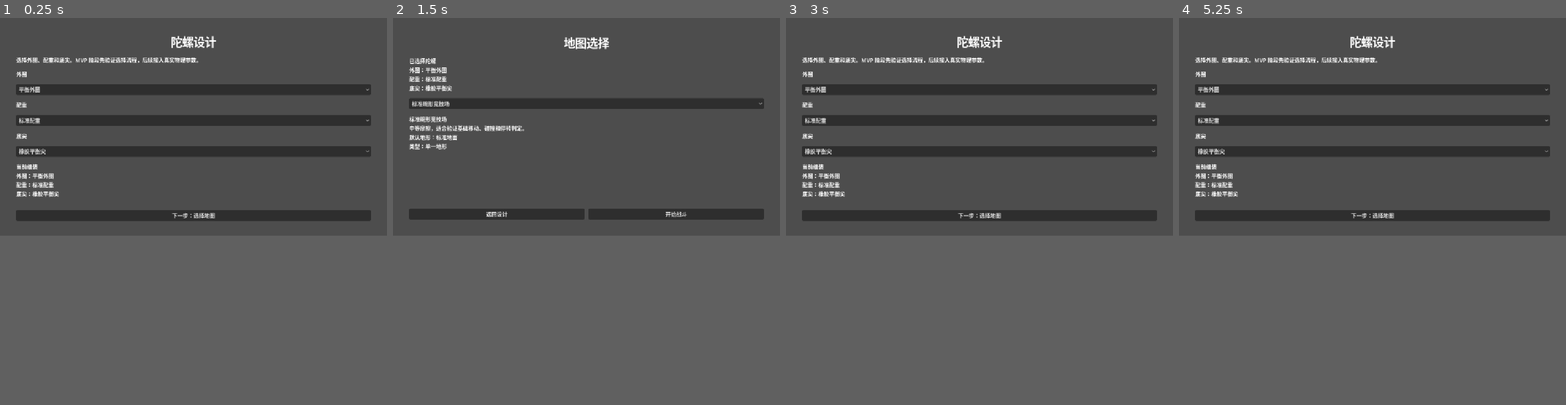
Above: before the commit, frames 1-4 (left to right).
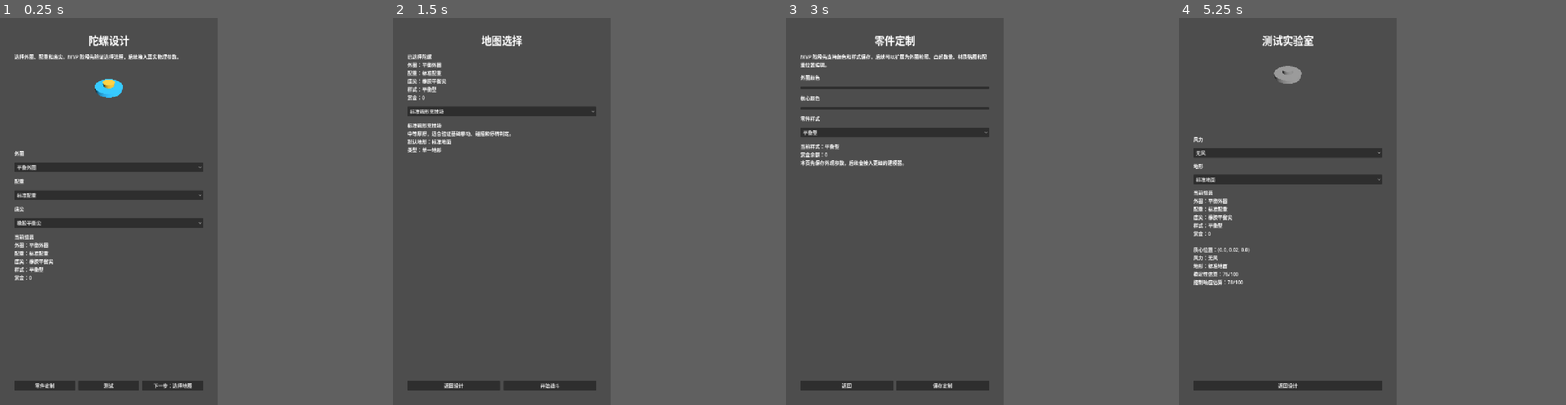
Above: after the commit, the same moments.

Repository: SusamMinami/Beyblade
Game: Godot game, scene res://scenes/assembly/AssemblyScreen.tscn
Two runs of this game, one before a commit and one after it. Both use one fixed random seed, a clock stepped at 60 frames per second and the inputs below.
Inputs (mouse positions are in pixels of both pictures, inside the frame that each line leads up to):
- Up to frame 1 (0.25 s): no input
- Up to frame 2 (1.5 s): click "橡胶平衡尖" at 0.5 s; click "下一步：选择地图" at 1.25 s
- Up to frame 3 (3 s): click "返回设计" at 2 s; click (867, 223) at 2.75 s, where only the run after the commit has a clickable "零件定制"
- Up to frame 4 (5.25 s): click (1372, 83) at 3.5 s, where only the run after the commit has a clickable "平衡型"; click (1287, 223) at 4.25 s, where only the run after the commit has a clickable "返回"; click (1372, 223) at 5 s, where only the run after the commit has a clickable "测试"
In our replay, the window is 800x450 before the commit and 450x800 after it. These sizes can differ from the game's own. Grey fills any space a smaller window leaves; there, only what the larger window draws over its background counts as a difference.

The runs differ from the first frame. In frame 1, 16% of the frame differs, in the area x 3-96%, y 4-97%; in frame 2, 8.7%; in frame 3, 14%; in frame 4, 14%.

Commit message:
feat: add assembly preview and battle flow upgrades

Diff:
--- a/project.godot
+++ b/project.godot
@@ -22,8 +22,11 @@
 
 [display]
 
+window/size/viewport_width=720
+window/size/viewport_height=1280
 window/stretch/mode="canvas_items"
 window/stretch/aspect="expand"
+window/handheld/orientation=1
 
 [editor_plugins]
 
--- a/scenes/assembly/AssemblyScreen.tscn
+++ b/scenes/assembly/AssemblyScreen.tscn
@@ -1,6 +1,20 @@
-[gd_scene load_steps=2 format=3]
+[gd_scene load_steps=5 format=3]
 
 [ext_resource type="Script" path="res://scripts/assembly/assembly_screen.gd" id="1"]
+
+[sub_resource type="CylinderMesh" id="CylinderMesh_preview_ring"]
+top_radius = 0.92
+bottom_radius = 0.92
+height = 0.26
+
+[sub_resource type="CylinderMesh" id="CylinderMesh_preview_core"]
+top_radius = 0.38
+bottom_radius = 0.32
+height = 0.52
+
+[sub_resource type="SphereMesh" id="SphereMesh_preview_tip"]
+radius = 0.2
+height = 0.18
 
 [node name="AssemblyScreen" type="Control"]
 layout_mode = 3
@@ -38,6 +52,41 @@
 text = "选择外圈、配重和底尖。MVP 阶段先验证选择流程，后续接入真实物理参数。"
 autowrap_mode = 3
 
+[node name="PreviewPanel" type="SubViewportContainer" parent="MarginContainer/VBoxContainer"]
+custom_minimum_size = Vector2(0, 260)
+layout_mode = 2
+stretch = true
+
+[node name="PreviewViewport" type="SubViewport" parent="MarginContainer/VBoxContainer/PreviewPanel"]
+handle_input_locally = false
+size = Vector2i(720, 360)
+render_target_update_mode = 4
+
+[node name="PreviewRoot" type="Node3D" parent="MarginContainer/VBoxContainer/PreviewPanel/PreviewViewport"]
+unique_name_in_owner = true
+
+[node name="Camera3D" type="Camera3D" parent="MarginContainer/VBoxContainer/PreviewPanel/PreviewViewport/PreviewRoot"]
+transform = Transform3D(1, 0, 0, 0, 0.642788, 0.766044, 0, -0.766044, 0.642788, 0, 1.9, 3.2)
+current = true
+
+[node name="DirectionalLight3D" type="DirectionalLight3D" parent="MarginContainer/VBoxContainer/PreviewPanel/PreviewViewport/PreviewRoot"]
+transform = Transform3D(0.866025, -0.353553, 0.353553, 0, 0.707107, 0.707107, -0.5, -0.612372, 0.612372, 0, 4, 0)
+light_energy = 1.6
+
+[node name="PreviewRing" type="MeshInstance3D" parent="MarginContainer/VBoxContainer/PreviewPanel/PreviewViewport/PreviewRoot"]
+unique_name_in_owner = true
+mesh = SubResource("CylinderMesh_preview_ring")
+
+[node name="PreviewCore" type="MeshInstance3D" parent="MarginContainer/VBoxContainer/PreviewPanel/PreviewViewport/PreviewRoot"]
+unique_name_in_owner = true
+position = Vector3(0, 0.08, 0)
+mesh = SubResource("CylinderMesh_preview_core")
+
+[node name="PreviewTip" type="MeshInstance3D" parent="MarginContainer/VBoxContainer/PreviewPanel/PreviewViewport/PreviewRoot"]
+unique_name_in_owner = true
+position = Vector3(0, -0.34, 0)
+mesh = SubResource("SphereMesh_preview_tip")
+
 [node name="RingLabel" type="Label" parent="MarginContainer/VBoxContainer"]
 layout_mode = 2
 text = "外圈"
@@ -72,11 +121,28 @@
 layout_mode = 2
 size_flags_vertical = 3
 
-[node name="NextButton" type="Button" parent="MarginContainer/VBoxContainer"]
+[node name="ButtonRow" type="HBoxContainer" parent="MarginContainer/VBoxContainer"]
 layout_mode = 2
+theme_override_constants/separation = 10
+
+[node name="CustomizeButton" type="Button" parent="MarginContainer/VBoxContainer/ButtonRow"]
+layout_mode = 2
+size_flags_horizontal = 3
+text = "零件定制"
+
+[node name="TestButton" type="Button" parent="MarginContainer/VBoxContainer/ButtonRow"]
+layout_mode = 2
+size_flags_horizontal = 3
+text = "测试"
+
+[node name="NextButton" type="Button" parent="MarginContainer/VBoxContainer/ButtonRow"]
+layout_mode = 2
+size_flags_horizontal = 3
 text = "下一步：选择地图"
 
 [connection signal="item_selected" from="MarginContainer/VBoxContainer/RingOptions" to="." method="_on_option_changed"]
 [connection signal="item_selected" from="MarginContainer/VBoxContainer/WeightOptions" to="." method="_on_option_changed"]
 [connection signal="item_selected" from="MarginContainer/VBoxContainer/TipOptions" to="." method="_on_option_changed"]
-[connection signal="pressed" from="MarginContainer/VBoxContainer/NextButton" to="." method="_on_next_button_pressed"]
+[connection signal="pressed" from="MarginContainer/VBoxContainer/ButtonRow/CustomizeButton" to="." method="_on_customize_button_pressed"]
+[connection signal="pressed" from="MarginContainer/VBoxContainer/ButtonRow/TestButton" to="." method="_on_test_button_pressed"]
+[connection signal="pressed" from="MarginContainer/VBoxContainer/ButtonRow/NextButton" to="." method="_on_next_button_pressed"]
--- /dev/null
+++ b/scenes/assembly/PartCustomizeScreen.tscn
@@ -0,0 +1,90 @@
+[gd_scene load_steps=2 format=3]
+
+[ext_resource type="Script" path="res://scripts/assembly/part_customize_screen.gd" id="1"]
+
+[node name="PartCustomizeScreen" type="Control"]
+layout_mode = 3
+anchors_preset = 15
+anchor_right = 1.0
+anchor_bottom = 1.0
+grow_horizontal = 2
+grow_vertical = 2
+script = ExtResource("1")
+
+[node name="MarginContainer" type="MarginContainer" parent="."]
+layout_mode = 1
+anchors_preset = 15
+anchor_right = 1.0
+anchor_bottom = 1.0
+offset_left = 48.0
+offset_top = 48.0
+offset_right = -48.0
+offset_bottom = -48.0
+grow_horizontal = 2
+grow_vertical = 2
+
+[node name="VBoxContainer" type="VBoxContainer" parent="MarginContainer"]
+layout_mode = 2
+theme_override_constants/separation = 18
+
+[node name="TitleLabel" type="Label" parent="MarginContainer/VBoxContainer"]
+layout_mode = 2
+text = "零件定制"
+horizontal_alignment = 1
+theme_override_font_sizes/font_size = 34
+
+[node name="HintLabel" type="Label" parent="MarginContainer/VBoxContainer"]
+layout_mode = 2
+text = "MVP 阶段先支持颜色和样式保存。后续可以扩展为外圈轮廓、凸起数量、材质贴图和配重位置编辑。"
+autowrap_mode = 3
+
+[node name="RingColorLabel" type="Label" parent="MarginContainer/VBoxContainer"]
+layout_mode = 2
+text = "外圈颜色"
+
+[node name="RingColorPicker" type="ColorPickerButton" parent="MarginContainer/VBoxContainer"]
+unique_name_in_owner = true
+layout_mode = 2
+
+[node name="CoreColorLabel" type="Label" parent="MarginContainer/VBoxContainer"]
+layout_mode = 2
+text = "核心颜色"
+
+[node name="CoreColorPicker" type="ColorPickerButton" parent="MarginContainer/VBoxContainer"]
+unique_name_in_owner = true
+layout_mode = 2
+
+[node name="StyleLabel" type="Label" parent="MarginContainer/VBoxContainer"]
+layout_mode = 2
+text = "零件样式"
+
+[node name="StyleOptions" type="OptionButton" parent="MarginContainer/VBoxContainer"]
+unique_name_in_owner = true
+layout_mode = 2
+
+[node name="StatusLabel" type="Label" parent="MarginContainer/VBoxContainer"]
+unique_name_in_owner = true
+layout_mode = 2
+text = "状态"
+autowrap_mode = 3
+
+[node name="Spacer" type="Control" parent="MarginContainer/VBoxContainer"]
+layout_mode = 2
+size_flags_vertical = 3
+
+[node name="ButtonRow" type="HBoxContainer" parent="MarginContainer/VBoxContainer"]
+layout_mode = 2
+theme_override_constants/separation = 10
+
+[node name="BackButton" type="Button" parent="MarginContainer/VBoxContainer/ButtonRow"]
+layout_mode = 2
+size_flags_horizontal = 3
+text = "返回"
+
+[node name="ApplyButton" type="Button" parent="MarginContainer/VBoxContainer/ButtonRow"]
+layout_mode = 2
+size_flags_horizontal = 3
+text = "保存定制"
+
+[connection signal="pressed" from="MarginContainer/VBoxContainer/ButtonRow/BackButton" to="." method="_on_back_button_pressed"]
+[connection signal="pressed" from="MarginContainer/VBoxContainer/ButtonRow/ApplyButton" to="." method="_on_apply_button_pressed"]
--- /dev/null
+++ b/scenes/assembly/TestLabScreen.tscn
@@ -0,0 +1,125 @@
+[gd_scene load_steps=7 format=3]
+
+[ext_resource type="Script" path="res://scripts/assembly/test_lab_screen.gd" id="1"]
+
+[sub_resource type="CylinderMesh" id="CylinderMesh_test_ring"]
+top_radius = 0.9
+bottom_radius = 0.9
+height = 0.25
+
+[sub_resource type="CylinderMesh" id="CylinderMesh_test_core"]
+top_radius = 0.36
+bottom_radius = 0.32
+height = 0.5
+
+[sub_resource type="SphereMesh" id="SphereMesh_test_tip"]
+radius = 0.2
+height = 0.18
+
+[sub_resource type="SphereMesh" id="SphereMesh_com"]
+radius = 0.08
+height = 0.16
+
+[sub_resource type="StandardMaterial3D" id="StandardMaterial3D_com"]
+albedo_color = Color(1, 0.12, 0.08, 1)
+
+[node name="TestLabScreen" type="Control"]
+layout_mode = 3
+anchors_preset = 15
+anchor_right = 1.0
+anchor_bottom = 1.0
+grow_horizontal = 2
+grow_vertical = 2
+script = ExtResource("1")
+
+[node name="MarginContainer" type="MarginContainer" parent="."]
+layout_mode = 1
+anchors_preset = 15
+anchor_right = 1.0
+anchor_bottom = 1.0
+offset_left = 48.0
+offset_top = 48.0
+offset_right = -48.0
+offset_bottom = -48.0
+grow_horizontal = 2
+grow_vertical = 2
+
+[node name="VBoxContainer" type="VBoxContainer" parent="MarginContainer"]
+layout_mode = 2
+theme_override_constants/separation = 16
+
+[node name="TitleLabel" type="Label" parent="MarginContainer/VBoxContainer"]
+layout_mode = 2
+text = "测试实验室"
+horizontal_alignment = 1
+theme_override_font_sizes/font_size = 34
+
+[node name="PreviewPanel" type="SubViewportContainer" parent="MarginContainer/VBoxContainer"]
+custom_minimum_size = Vector2(0, 260)
+layout_mode = 2
+stretch = true
+
+[node name="PreviewViewport" type="SubViewport" parent="MarginContainer/VBoxContainer/PreviewPanel"]
+handle_input_locally = false
+size = Vector2i(720, 360)
+render_target_update_mode = 4
+
+[node name="PreviewRoot" type="Node3D" parent="MarginContainer/VBoxContainer/PreviewPanel/PreviewViewport"]
+
+[node name="Camera3D" type="Camera3D" parent="MarginContainer/VBoxContainer/PreviewPanel/PreviewViewport/PreviewRoot"]
+transform = Transform3D(1, 0, 0, 0, 0.642788, 0.766044, 0, -0.766044, 0.642788, 0, 1.9, 3.2)
+current = true
+
+[node name="DirectionalLight3D" type="DirectionalLight3D" parent="MarginContainer/VBoxContainer/PreviewPanel/PreviewViewport/PreviewRoot"]
+transform = Transform3D(0.866025, -0.353553, 0.353553, 0, 0.707107, 0.707107, -0.5, -0.612372, 0.612372, 0, 4, 0)
+light_energy = 1.6
+
+[node name="RingMesh" type="MeshInstance3D" parent="MarginContainer/VBoxContainer/PreviewPanel/PreviewViewport/PreviewRoot"]
+mesh = SubResource("CylinderMesh_test_ring")
+
+[node name="CoreMesh" type="MeshInstance3D" parent="MarginContainer/VBoxContainer/PreviewPanel/PreviewViewport/PreviewRoot"]
+position = Vector3(0, 0.08, 0)
+mesh = SubResource("CylinderMesh_test_core")
+
+[node name="TipMesh" type="MeshInstance3D" parent="MarginContainer/VBoxContainer/PreviewPanel/PreviewViewport/PreviewRoot"]
+position = Vector3(0, -0.34, 0)
+mesh = SubResource("SphereMesh_test_tip")
+
+[node name="CenterOfMassMarker" type="MeshInstance3D" parent="MarginContainer/VBoxContainer/PreviewPanel/PreviewViewport/PreviewRoot"]
+unique_name_in_owner = true
+mesh = SubResource("SphereMesh_com")
+surface_material_override/0 = SubResource("StandardMaterial3D_com")
+
+[node name="WindLabel" type="Label" parent="MarginContainer/VBoxContainer"]
+layout_mode = 2
+text = "风力"
+
+[node name="WindOptions" type="OptionButton" parent="MarginContainer/VBoxContainer"]
+unique_name_in_owner = true
+layout_mode = 2
+
+[node name="TerrainLabel" type="Label" parent="MarginContainer/VBoxContainer"]
+layout_mode = 2
+text = "地形"
+
+[node name="TerrainOptions" type="OptionButton" parent="MarginContainer/VBoxContainer"]
+unique_name_in_owner = true
+layout_mode = 2
+
+[node name="ResultLabel" type="Label" parent="MarginContainer/VBoxContainer"]
+unique_name_in_owner = true
+layout_mode = 2
+text = "测试结果"
+autowrap_mode = 3
+
+[node name="Spacer" type="Control" parent="MarginContainer/VBoxContainer"]
+layout_mode = 2
+size_flags_vertical = 3
+
+[node name="BackButton" type="Button" parent="MarginContainer/VBoxContainer"]
+layout_mode = 2
+text = "返回设计"
+
+[connection signal="item_selected" from="MarginContainer/VBoxContainer/WindOptions" to="." method="_on_option_changed"]
+[connection signal="item_selected" from="MarginContainer/VBoxContainer/TerrainOptions" to="." method="_on_option_changed"]
+[connection signal="pressed" from="MarginContainer/VBoxContainer/BackButton" to="." method="_on_back_button_pressed"]
--- a/scenes/battle/BattleScreen.tscn
+++ b/scenes/battle/BattleScreen.tscn
@@ -50,7 +50,8 @@
 transform = Transform3D(0.866025, -0.353553, 0.353553, 0, 0.707107, 0.707107, -0.5, -0.612372, 0.612372, 0, 7, 0)
 light_energy = 1.8
 
-[node name="Camera3D" type="Camera3D" parent="."]
+[node name="BattleCamera" type="Camera3D" parent="."]
+unique_name_in_owner = true
 transform = Transform3D(1, 0, 0, 0, 0.573576, 0.819152, 0, -0.819152, 0.573576, 0, 8.4, 9.8)
 current = true
 fov = 48.0
--- a/scripts/assembly/assembly_screen.gd
+++ b/scripts/assembly/assembly_screen.gd
@@ -4,6 +4,10 @@
 @onready var weight_options: OptionButton = %WeightOptions
 @onready var tip_options: OptionButton = %TipOptions
 @onready var summary_label: Label = %SummaryLabel
+@onready var preview_root: Node3D = %PreviewRoot
+@onready var preview_ring: MeshInstance3D = %PreviewRing
+@onready var preview_core: MeshInstance3D = %PreviewCore
+@onready var preview_tip: MeshInstance3D = %PreviewTip
 
 func _ready() -> void:
 	_populate_options()
@@ -34,7 +38,48 @@
 	var ring := ring_options.get_item_text(ring_options.selected)
 	var weight := weight_options.get_item_text(weight_options.selected)
 	var tip := tip_options.get_item_text(tip_options.selected)
-	summary_label.text = "当前组装\n外圈：%s\n配重：%s\n底尖：%s" % [ring, weight, tip]
+	summary_label.text = "当前组装\n外圈：%s\n配重：%s\n底尖：%s\n样式：%s\n赏金：%d" % [
+		ring,
+		weight,
+		tip,
+		_game_state().custom_part_style,
+		_game_state().coins
+	]
+	_update_preview(ring, weight, tip)
+
+
+func _update_preview(ring: String, weight: String, tip: String) -> void:
+	preview_root.rotation_degrees.y += 18.0
+	preview_ring.scale = Vector3.ONE
+	preview_core.scale = Vector3.ONE
+	preview_tip.scale = Vector3.ONE
+	preview_core.position.x = 0.0
+
+	if ring == "重击外圈":
+		preview_ring.scale = Vector3(1.22, 0.9, 1.22)
+	elif ring == "轻量续航外圈":
+		preview_ring.scale = Vector3(0.92, 1.12, 0.92)
+
+	if weight == "重型配重":
+		preview_core.scale = Vector3(1.12, 1.18, 1.12)
+	elif weight == "偏心攻击配重":
+		preview_core.position.x = 0.12
+
+	if tip == "金属续航尖":
+		preview_tip.scale = Vector3(0.72, 1.28, 0.72)
+	elif tip == "攻击扁平尖":
+		preview_tip.scale = Vector3(1.28, 0.65, 1.28)
+
+	_apply_preview_material(preview_ring, _game_state().custom_ring_color)
+	_apply_preview_material(preview_core, _game_state().custom_core_color)
+	_apply_preview_material(preview_tip, Color(0.88, 0.88, 0.92, 1.0))
+
+
+func _apply_preview_material(mesh: MeshInstance3D, color: Color) -> void:
+	var material := StandardMaterial3D.new()
+	material.albedo_color = color
+	material.roughness = 0.35
+	mesh.material_override = material
 
 
 func _on_next_button_pressed() -> void:
@@ -44,3 +89,16 @@
 		tip_options.get_item_text(tip_options.selected)
 	)
 	get_tree().change_scene_to_file("res://scenes/maps/MapSelectScreen.tscn")
+
+
+func _on_customize_button_pressed() -> void:
+	get_tree().change_scene_to_file("res://scenes/assembly/PartCustomizeScreen.tscn")
+
+
+func _on_test_button_pressed() -> void:
+	_game_state().set_build(
+		ring_options.get_item_text(ring_options.selected),
+		weight_options.get_item_text(weight_options.selected),
+		tip_options.get_item_text(tip_options.selected)
+	)
+	get_tree().change_scene_to_file("res://scenes/assembly/TestLabScreen.tscn")
--- /dev/null
+++ b/scripts/assembly/part_customize_screen.gd
@@ -0,0 +1,50 @@
+extends Control
+
+@onready var ring_color_picker: ColorPickerButton = %RingColorPicker
+@onready var core_color_picker: ColorPickerButton = %CoreColorPicker
+@onready var style_options: OptionButton = %StyleOptions
+@onready var status_label: Label = %StatusLabel
+
+func _ready() -> void:
+	_populate_styles()
+	ring_color_picker.color = _game_state().custom_ring_color
+	core_color_picker.color = _game_state().custom_core_color
+	_select_current_style()
+	_update_status()
+
+
+func _game_state():
+	return get_node("/root/GameState")
+
+
+func _populate_styles() -> void:
+	style_options.clear()
+	for style in ["平衡型", "重击型", "续航型", "偏心攻击型"]:
+		style_options.add_item(style)
+
+
+func _select_current_style() -> void:
+	for index in range(style_options.item_count):
+		if style_options.get_item_text(index) == _game_state().custom_part_style:
+			style_options.select(index)
+			return
+
+
+func _update_status() -> void:
+	status_label.text = "当前样式：%s\n赏金余额：%d\n本页先保存外观参数，后续会接入更细的建模器。" % [
+		style_options.get_item_text(style_options.selected),
+		_game_state().coins
+	]
+
+
+func _on_apply_button_pressed() -> void:
+	_game_state().set_custom_part(
+		ring_color_picker.color,
+		core_color_picker.color,
+		style_options.get_item_text(style_options.selected)
+	)
+	_update_status()
+
+
+func _on_back_button_pressed() -> void:
+	get_tree().change_scene_to_file("res://scenes/assembly/AssemblyScreen.tscn")
--- /dev/null
+++ b/scripts/assembly/test_lab_screen.gd
@@ -0,0 +1,95 @@
+extends Control
+
+@onready var wind_options: OptionButton = %WindOptions
+@onready var terrain_options: OptionButton = %TerrainOptions
+@onready var result_label: Label = %ResultLabel
+@onready var center_of_mass_marker: MeshInstance3D = %CenterOfMassMarker
+
+func _ready() -> void:
+	_populate_options()
+	_update_result()
+
+
+func _game_state():
+	return get_node("/root/GameState")
+
+
+func _populate_options() -> void:
+	_add_options(wind_options, ["无风", "侧风", "强逆风"])
+	_add_options(terrain_options, ["标准地面", "低摩擦金属", "高摩擦橡胶", "砂砾扰动"])
+
+
+func _add_options(option_button: OptionButton, items: Array[String]) -> void:
+	option_button.clear()
+	for item in items:
+		option_button.add_item(item)
+
+
+func _on_option_changed(_index: int) -> void:
+	_update_result()
+
+
+func _update_result() -> void:
+	var com := _estimate_center_of_mass()
+	center_of_mass_marker.position = com
+
+	var wind := wind_options.get_item_text(wind_options.selected)
+	var terrain := terrain_options.get_item_text(terrain_options.selected)
+	var stability_score := _estimate_stability(wind, terrain, com)
+	var control_score := _estimate_control(terrain)
+	result_label.text = "当前组装\n%s\n\n质心位置：%s\n风力：%s\n地形：%s\n稳定性估算：%.0f/100\n控制响应估算：%.0f/100" % [
+		_game_state().get_build_summary(),
+		str(com),
+		wind,
+		terrain,
+		stability_score,
+		control_score
+	]
+
+
+func _estimate_center_of_mass() -> Vector3:
+	var y := 0.02
+	var x := 0.0
+	if _game_state().selected_weight == "重型配重":
+		y -= 0.08
+	elif _game_state().selected_weight == "偏心攻击配重":
+		x += 0.14
+	if _game_state().selected_tip == "金属续航尖":
+		y -= 0.05
+	elif _game_state().selected_tip == "攻击扁平尖":
+		y += 0.03
+	return Vector3(x, y, 0.0)
+
+
+func _estimate_stability(wind: String, terrain: String, com: Vector3) -> float:
+	var score := 78.0
+	score -= absf(com.x) * 120.0
+	score -= maxf(com.y, 0.0) * 80.0
+	if wind == "侧风":
+		score -= 8.0
+	elif wind == "强逆风":
+		score -= 15.0
+	if terrain == "砂砾扰动":
+		score -= 18.0
+	elif terrain == "低摩擦金属":
+		score -= 5.0
+	elif terrain == "高摩擦橡胶":
+		score += 6.0
+	return clampf(score, 0.0, 100.0)
+
+
+func _estimate_control(terrain: String) -> float:
+	var score := 60.0
+	if _game_state().selected_tip == "橡胶平衡尖":
+		score += 18.0
+	elif _game_state().selected_tip == "金属续航尖":
+		score -= 10.0
+	if terrain == "高摩擦橡胶":
+		score += 12.0
+	elif terrain == "低摩擦金属":
+		score -= 16.0
+	return clampf(score, 0.0, 100.0)
+
+
+func _on_back_button_pressed() -> void:
+	get_tree().change_scene_to_file("res://scenes/assembly/AssemblyScreen.tscn")
--- a/scripts/battle/battle_screen.gd
+++ b/scripts/battle/battle_screen.gd
@@ -2,8 +2,13 @@
 
 const KEYBOARD_CONTROL_STEP := 1.0
 const JOYSTICK_RADIUS := 72.0
+const PRE_LAUNCH_CAMERA_POSITION := Vector3(0.0, 8.4, 9.8)
+const FOLLOW_CAMERA_OFFSET := Vector3(0.0, 3.2, 4.2)
+const LAUNCH_POSITION := Vector3(0.0, 0.45, 5.4)
+const WIN_REWARD := 120
 
 @onready var beyblade: BeybladeBody = %Beyblade
+@onready var camera: Camera3D = %BattleCamera
 @onready var battle_summary_label: Label = %BattleSummaryLabel
 @onready var spin_label: Label = %SpinLabel
 @onready var battle_log_label: Label = %BattleLogLabel
@@ -12,10 +17,13 @@
 
 var joystick_vector: Vector2 = Vector2.ZERO
 var joystick_dragging := false
+var battle_started := false
+var reward_granted := false
 
 func _ready() -> void:
 	battle_summary_label.text = "战斗配置\n%s" % _game_state().get_battle_summary()
-	battle_log_label.text = "点击发射开始。电脑端可用 WASD / 方向键控制，手机端可拖动左下角摇杆区域。"
+	battle_log_label.text = "发射前先观察场地。点击发射后镜头会拉近并跟随陀螺。"
+	_prepare_for_launch()
 	_update_joystick_knob()
 	_update_spin_label()
 
@@ -28,7 +36,20 @@
 	var keyboard_vector := _get_keyboard_control_vector()
 	var final_control := keyboard_vector if keyboard_vector.length_squared() > 0.01 else joystick_vector
 	beyblade.set_control_vector(final_control)
+	_update_camera(_delta)
+	_check_battle_end()
 	_update_spin_label()
+
+
+func _prepare_for_launch() -> void:
+	battle_started = false
+	reward_granted = false
+	beyblade.reset_top()
+	beyblade.visible = false
+	beyblade.freeze = true
+	beyblade.global_position = Vector3(0.0, -8.0, 0.0)
+	camera.global_position = PRE_LAUNCH_CAMERA_POSITION
+	camera.look_at(Vector3.ZERO, Vector3.UP)
 
 
 func _get_keyboard_control_vector() -> Vector2:
@@ -46,25 +67,46 @@
 
 func _update_spin_label() -> void:
 	var state_text := "已发射" if beyblade.is_launched else "待发射"
-	spin_label.text = "状态：%s\n转速：%.1f" % [state_text, beyblade.spin_speed]
+	spin_label.text = "状态：%s\n转速：%.1f\n赏金：%d" % [state_text, beyblade.spin_speed, _game_state().coins]
 
 
 func _on_launch_button_pressed() -> void:
+	battle_started = true
+	reward_granted = false
 	beyblade.reset_top()
+	beyblade.visible = true
+	beyblade.freeze = false
+	beyblade.global_position = LAUNCH_POSITION
 	beyblade.launch(Vector3.FORWARD)
-	battle_log_label.text = "发射完成。转速会持续衰减，使用摇杆或键盘微调移动方向。"
+	battle_log_label.text = "发射完成。镜头已切换为近距离跟随。使用摇杆或键盘微调移动方向。"
 
 
 func _on_restart_button_pressed() -> void:
 	joystick_vector = Vector2.ZERO
 	joystick_dragging = false
-	beyblade.reset_top()
+	_prepare_for_launch()
 	_update_joystick_knob()
-	battle_log_label.text = "回合已重置。"
+	battle_log_label.text = "回合已重置。发射前陀螺不会出现在场地内。"
 
 
 func _on_back_button_pressed() -> void:
 	get_tree().change_scene_to_file("res://scenes/maps/MapSelectScreen.tscn")
+
+
+func _update_camera(delta: float) -> void:
+	if not battle_started or not beyblade.visible:
+		return
+	var target_position := beyblade.global_position + FOLLOW_CAMERA_OFFSET
+	camera.global_position = camera.global_position.lerp(target_position, minf(delta * 5.0, 1.0))
+	camera.look_at(beyblade.global_position, Vector3.UP)
+
+
+func _check_battle_end() -> void:
+	if not battle_started or reward_granted or beyblade.is_launched:
+		return
+	reward_granted = true
+	_game_state().add_reward(WIN_REWARD)
+	battle_log_label.text = "战斗结束。获得赏金 %d，可用于改造陀螺或购买更好的零件。" % WIN_REWARD
 
 
 func _on_joystick_area_gui_input(event: InputEvent) -> void:
--- a/scripts/core/game_state.gd
+++ b/scripts/core/game_state.gd
@@ -9,6 +9,10 @@
 var selected_weight: String = DEFAULT_WEIGHT
 var selected_tip: String = DEFAULT_TIP
 var selected_map: String = DEFAULT_MAP
+var coins: int = 0
+var custom_ring_color: Color = Color(0.2, 0.75, 1.0, 1.0)
+var custom_core_color: Color = Color(0.95, 0.78, 0.25, 1.0)
+var custom_part_style: String = "平衡型"
 
 func set_build(ring: String, weight: String, tip: String) -> void:
 	selected_ring = ring
@@ -20,8 +24,33 @@
 	selected_map = map_name
 
 
+func set_custom_part(ring_color: Color, core_color: Color, style: String) -> void:
+	custom_ring_color = ring_color
+	custom_core_color = core_color
+	custom_part_style = style
+
+
+func add_reward(amount: int) -> void:
+	coins += max(amount, 0)
+
+
+func spend_coins(amount: int) -> bool:
+	if amount <= 0:
+		return true
+	if coins < amount:
+		return false
+	coins -= amount
+	return true
+
+
 func get_build_summary() -> String:
-	return "外圈：%s\n配重：%s\n底尖：%s" % [selected_ring, selected_weight, selected_tip]
+	return "外圈：%s\n配重：%s\n底尖：%s\n样式：%s\n赏金：%d" % [
+		selected_ring,
+		selected_weight,
+		selected_tip,
+		custom_part_style,
+		coins
+	]
 
 
 func get_battle_summary() -> String:
Not shown, added: scripts/assembly/part_customize_screen.gd.uid
Not shown, added: scripts/assembly/test_lab_screen.gd.uid
